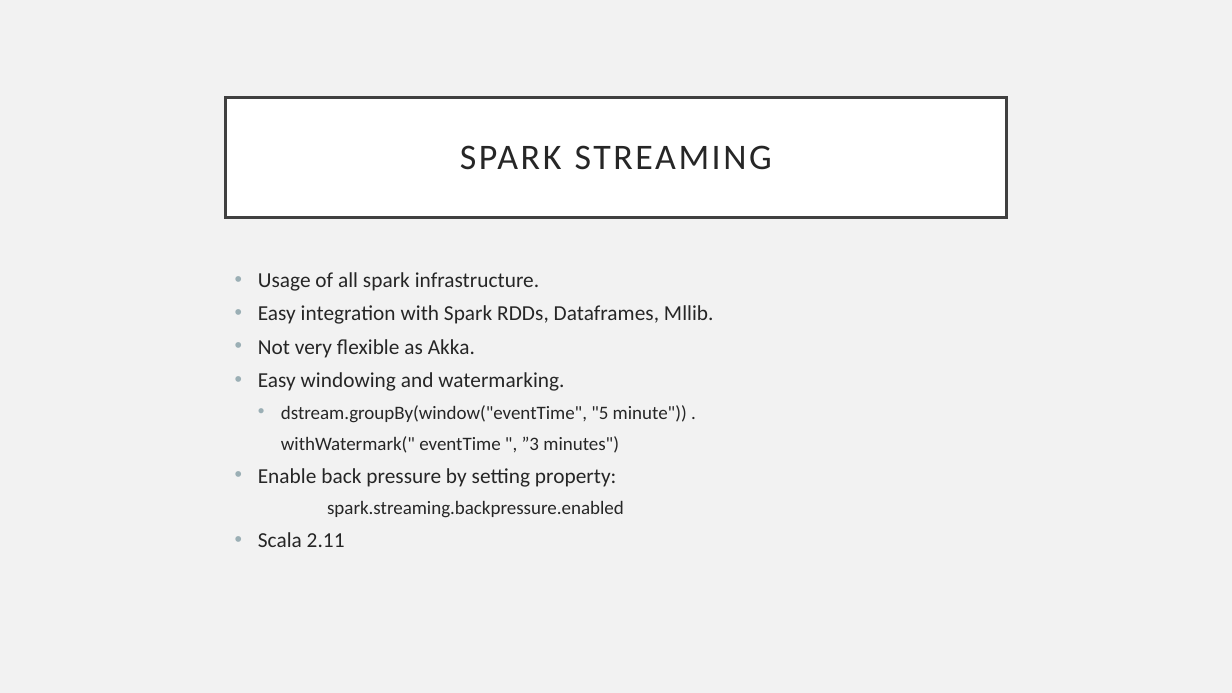
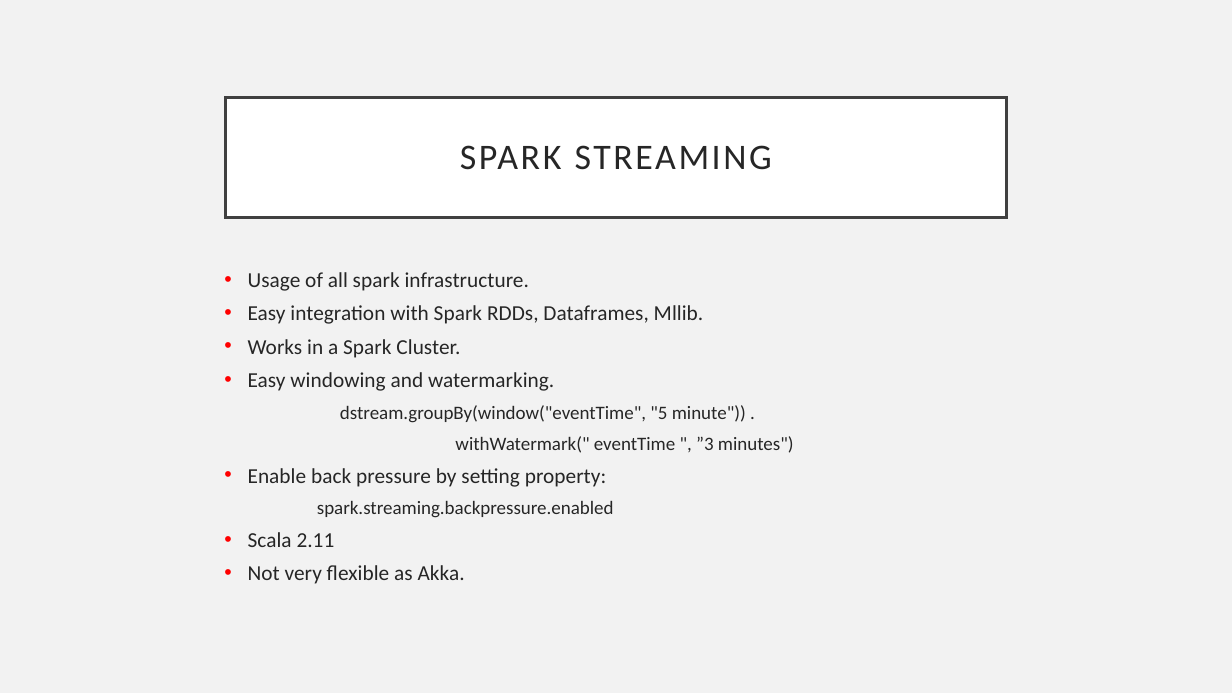
Before and after one commit to dvirgiln/streams-kafka, a slide deck: slide 10 of streams_meetup_presentation.pptx. Drawn at 1232x693 pixels with LibreOffice and Linux fonts; fonts in the diff are those of the drawing. Boxes give left, top, right and bottom in pixels: in the first picture for what was removed or moved away, otherwise in the second. Text is boxed around its words. In the diff, an @@ line names an element or a change of style, - is before the commit and + after.

```diff
--- a/streams_meetup_presentation.pptx
+++ b/streams_meetup_presentation.pptx
@@ text "Usage of all spark infrastructure.": place and size @@
-text "Usage of all spark infrastructure." at <box>258,272,714,547</box>
+text "Usage of all spark infrastructure." at <box>248,272,794,584</box>
@@ text at <box>248,272,746,547</box>: bullet colour #9BAFB5 to #FF0000; bullet • to none @@
@@ text at <box>248,339,460,358</box>: text changed @@
-• Not very flexible as Akka.
+• Works in a Spark Cluster.
@@ text at <box>248,565,465,584</box>: paragraph added @@
+• Not very flexible as Akka.
```
Also in this commit, not shown: 5 other slides changed, 1 slide added, 3 other files.
